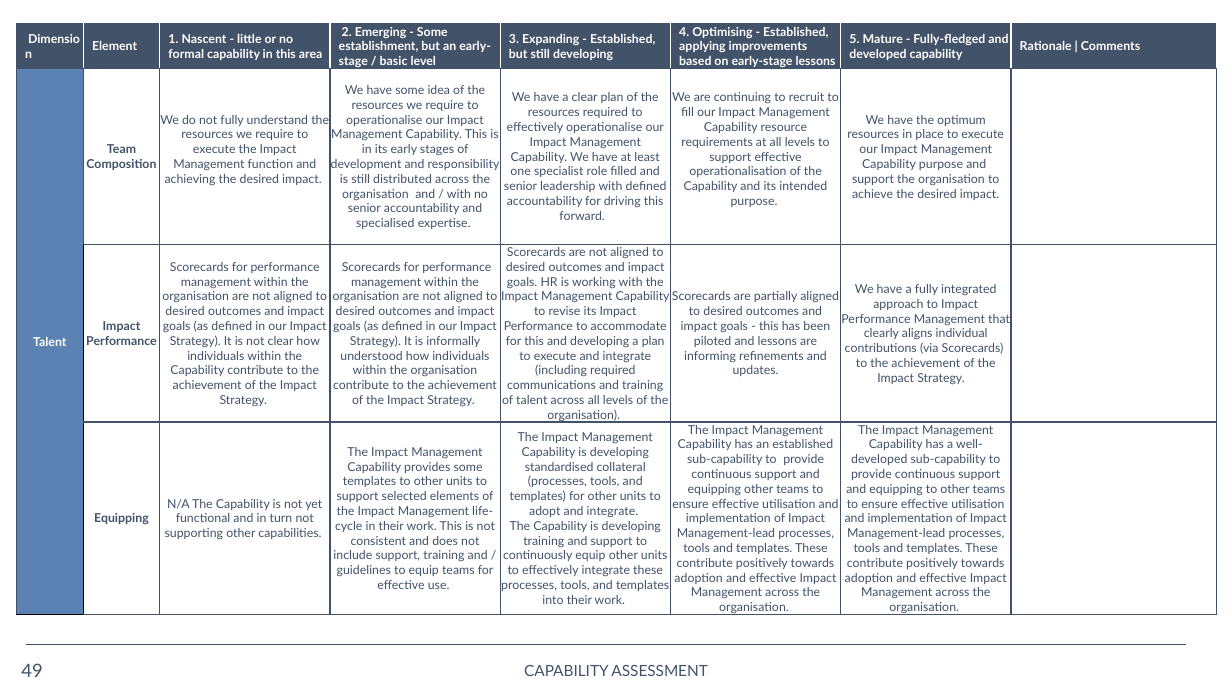
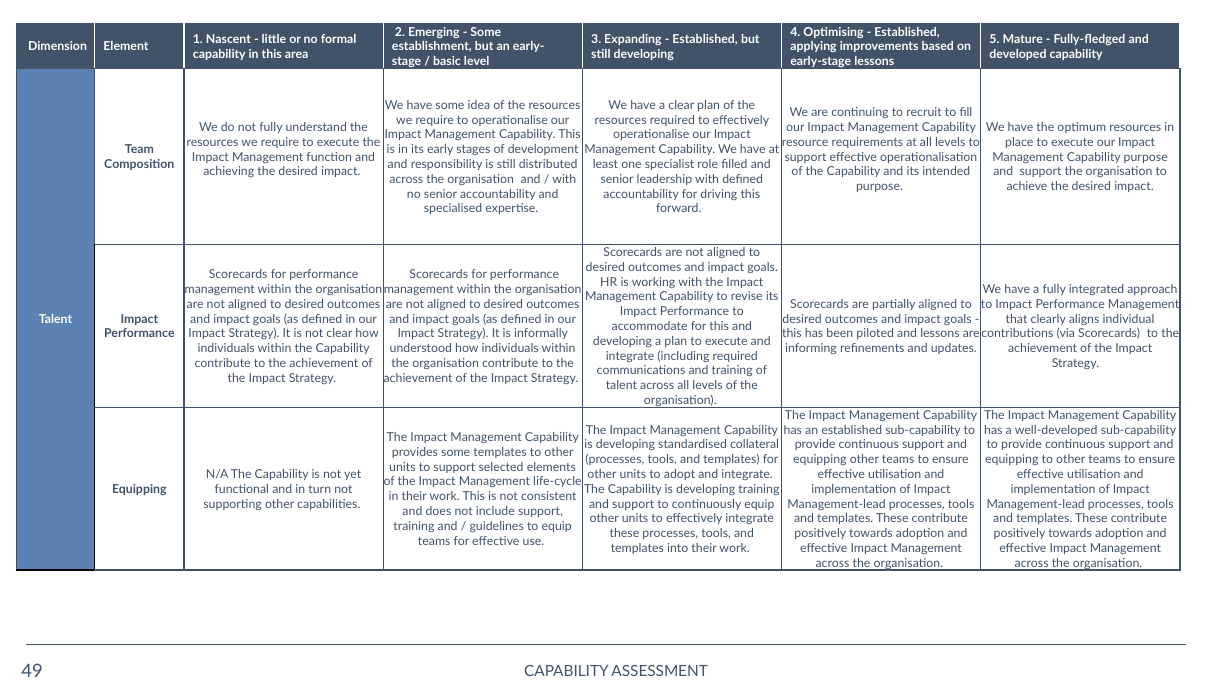
Before and after one commit to opus-meum/power-automate, a slide deck: slide 49 of Capability Assessment Report.pptx. Drawn at 1232x693 pixels with LibreOffice and Linux fonts; fonts in the diff are those of the drawing; background and template pictures are left out. Boxes give left, top, right and bottom in pixels: in the first picture for what was removed or moved away, otherwise in the second. Text is boxed around its words. In the diff, an @@ line names an element or a change of style, - is before the commit and + after.

```diff
--- a/Capability Assessment Report.pptx
+++ b/Capability Assessment Report.pptx
@@ table at [17, 23, 1183, 584] @@
-column 8: Rationale | Comments |  |  | 
@@ table: place and size @@
-table at [17, 23, 1219, 619]
+table at [17, 23, 1183, 584]
```
Also in this commit, not shown: 8 other slides changed, 1 other file.
